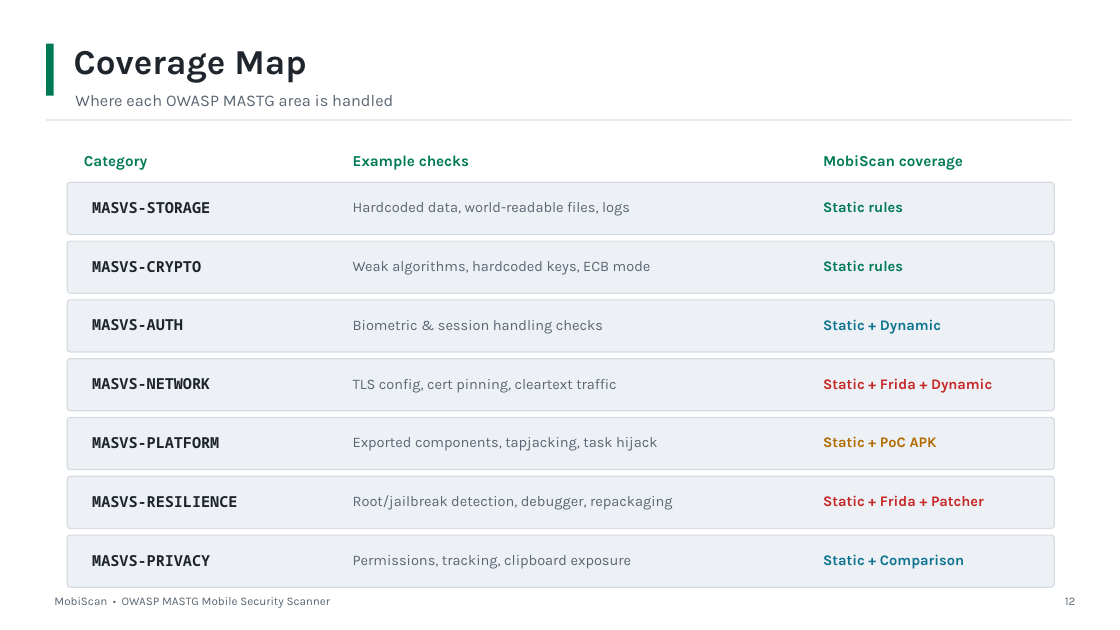
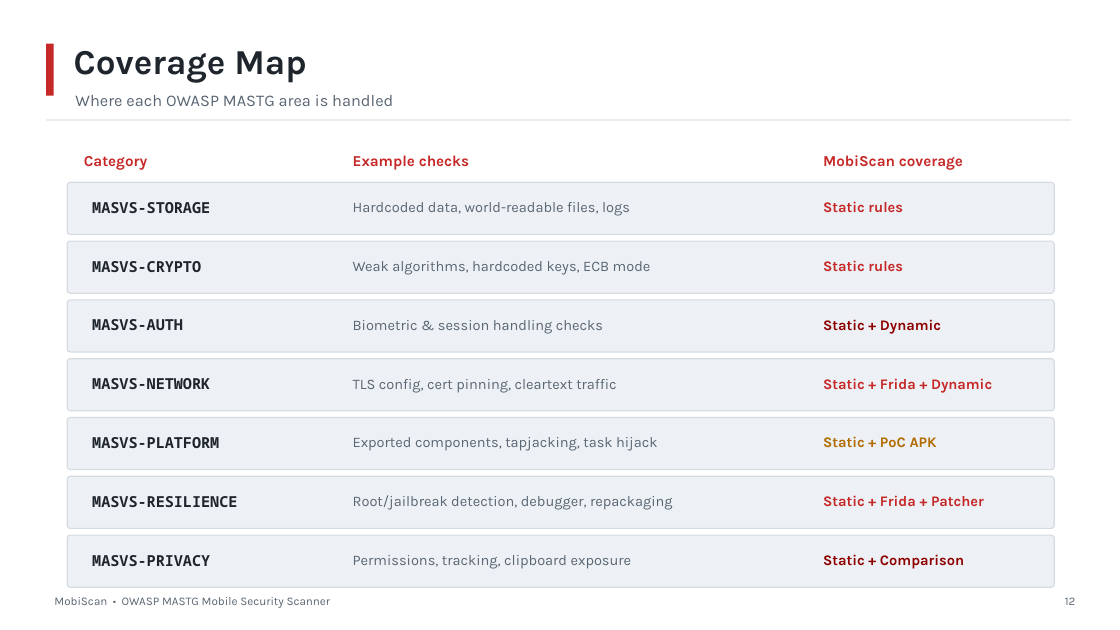
Before and after one commit to sudhanshupatel-dev/Import, a slide deck: slide 12 of MobiScan_Presentation_15min.pptx. Drawn at 1120x630 pixels with LibreOffice and Linux fonts; fonts in the diff are those of the drawing. Boxes give left, top, right and bottom in pixels: in the first picture for what was removed or moved away, otherwise in the second. Text is boxed around its words. In the diff, an @@ line names an element or a change of style, - is before the commit and + after.

```diff
--- a/MobiScan_Presentation_15min.pptx
+++ b/MobiScan_Presentation_15min.pptx
@@ rectangle at <box>46,44,54,96</box>: fill #007A56 to #C62828 @@
@@ text colour #007A56 to #C62828 in 5 elements at <box>84,156,147,170</box>, <box>353,155,469,170</box>, <box>823,155,963,170</box>, <box>823,201,903,212</box>, <box>823,260,903,271</box> @@
@@ text "Static + Dynamic" at <box>823,319,941,334</box>: text colour #0E7490 to #8E0000 @@
@@ text "Static + Comparison" at <box>823,554,964,569</box>: text colour #0E7490 to #8E0000 @@
```
Also in this commit, not shown: 13 other slides changed.
